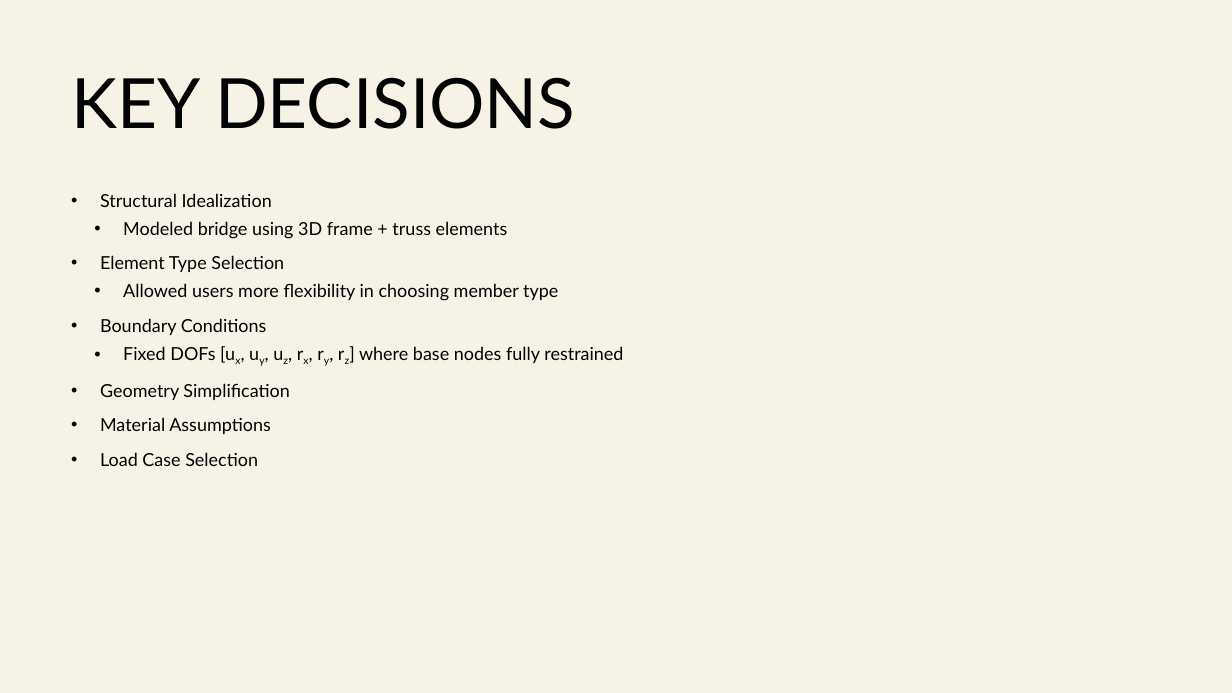
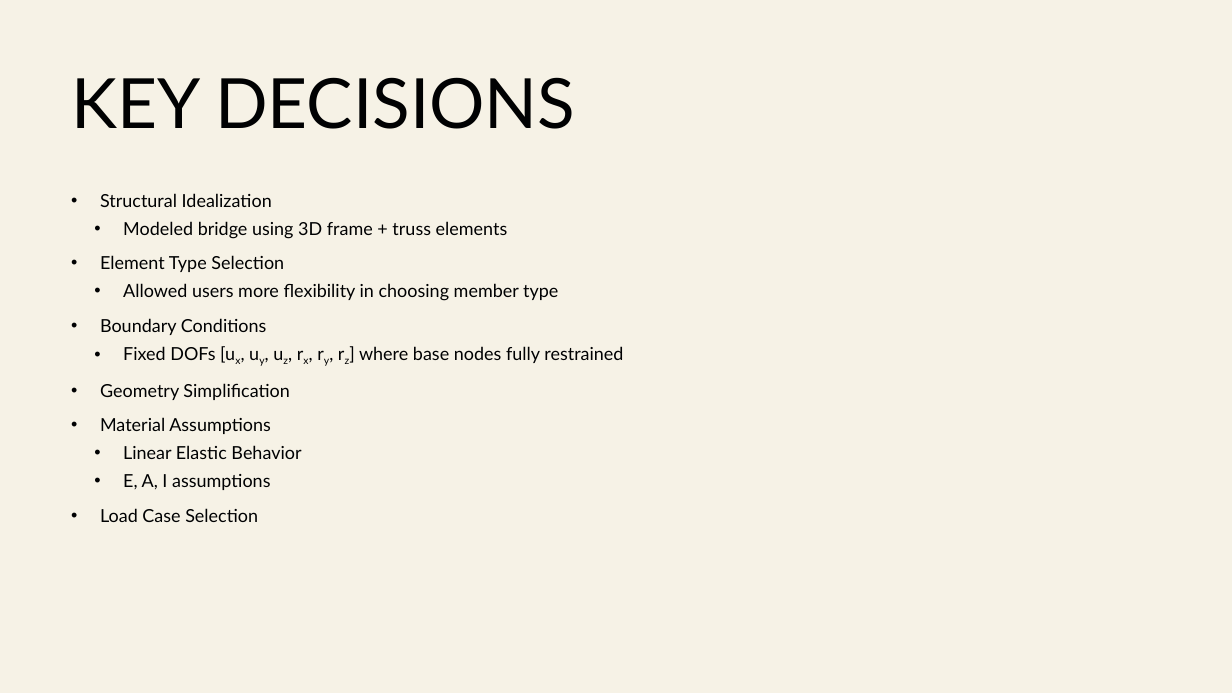
Before and after one commit to wharrow97/CEE6501-Project, a slide deck: slide 11 of presentation/Final Presentation.pptx (slide 10 before the commit). Drawn at 1232x693 pixels with LibreOffice and Linux fonts; fonts in the diff are those of the drawing. Boxes give left, top, right and bottom in pixels: in the first picture for what was removed or moved away, otherwise in the second. Text is boxed around its words. In the diff, an @@ line names an element or a change of style, - is before the commit and + after.

```diff
--- a/presentation/Final Presentation.pptx
+++ b/presentation/Final Presentation.pptx
@@ text at [123,445,301,490]: paragraphs added @@
+  • Linear Elastic Behavior
+  • E, A, I assumptions
```
Also in this commit, not shown: 3 other slides changed.
